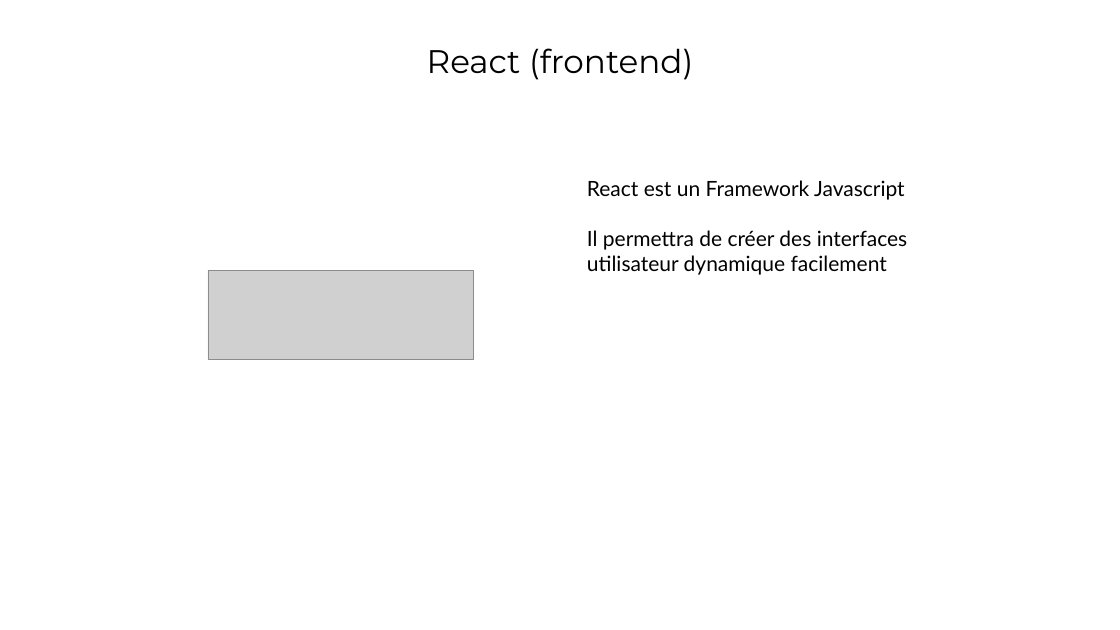
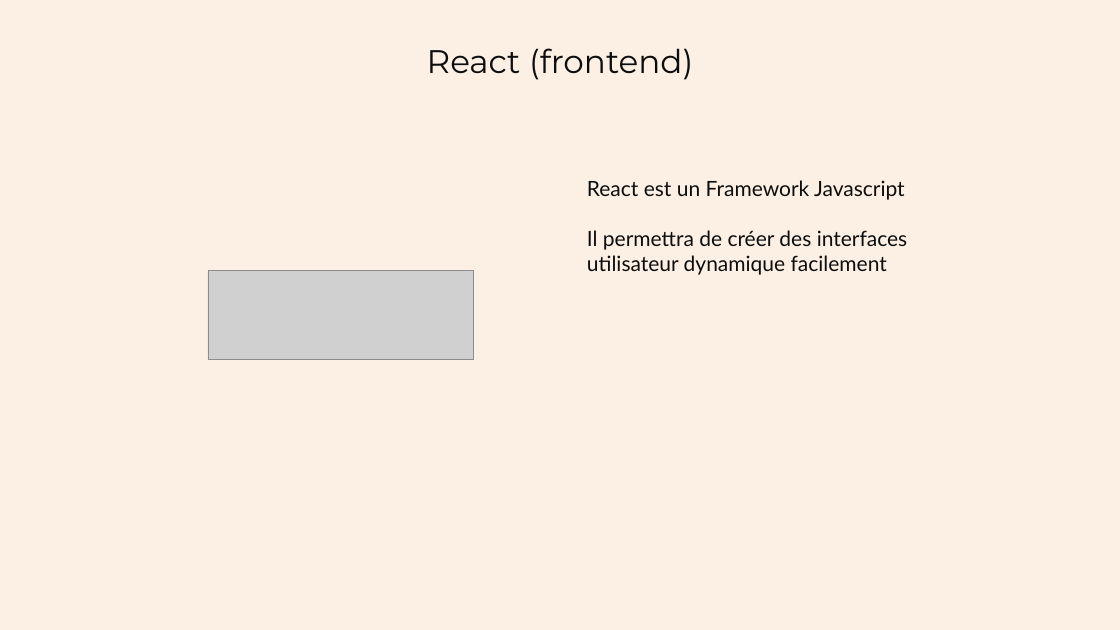
Before and after one commit to Arnaud-B-OC/oc-p4, a slide deck: slide 10 of Présentation - Solution Technique.pptx. Drawn at 1120x630 pixels with LibreOffice and Linux fonts; fonts in the diff are those of the drawing; grey boxes stand for pictures. Boxes give left, top, right and bottom in pixels: in the first picture for what was removed or moved away, otherwise in the second. Text is boxed around its words. In the diff, an @@ line names an element or a change of style, - is before the commit and + after.

```diff
--- a/Présentation - Solution Technique.pptx
+++ b/Présentation - Solution Technique.pptx
@@ background #FFFFFF to #FBF0E3 @@
@@ text "React (frontend)" at [427,48,693,80]: text colour #000000 to #0D0D0D @@
@@ text "React est un Framework Javascript" at [587,180,908,275]: text colour #000000 to #0D0D0D @@
```
Also in this commit, not shown: 11 other slides changed, 3 slides added, 2 slides removed.
